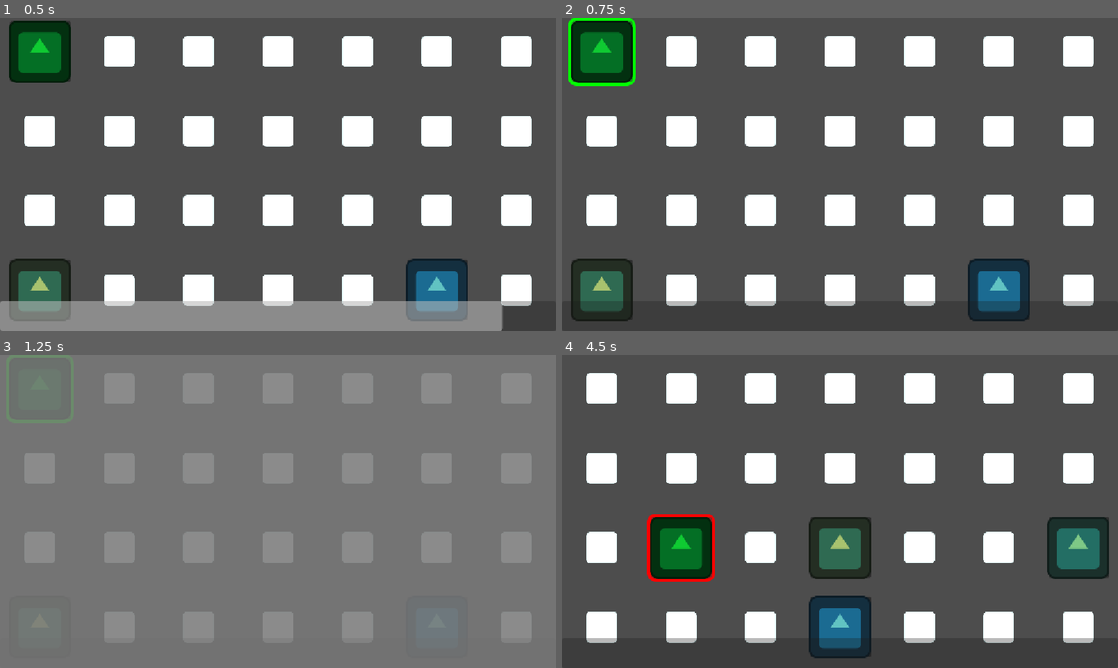
Above: before the commit, frames 1-4 (two rows, left to right).
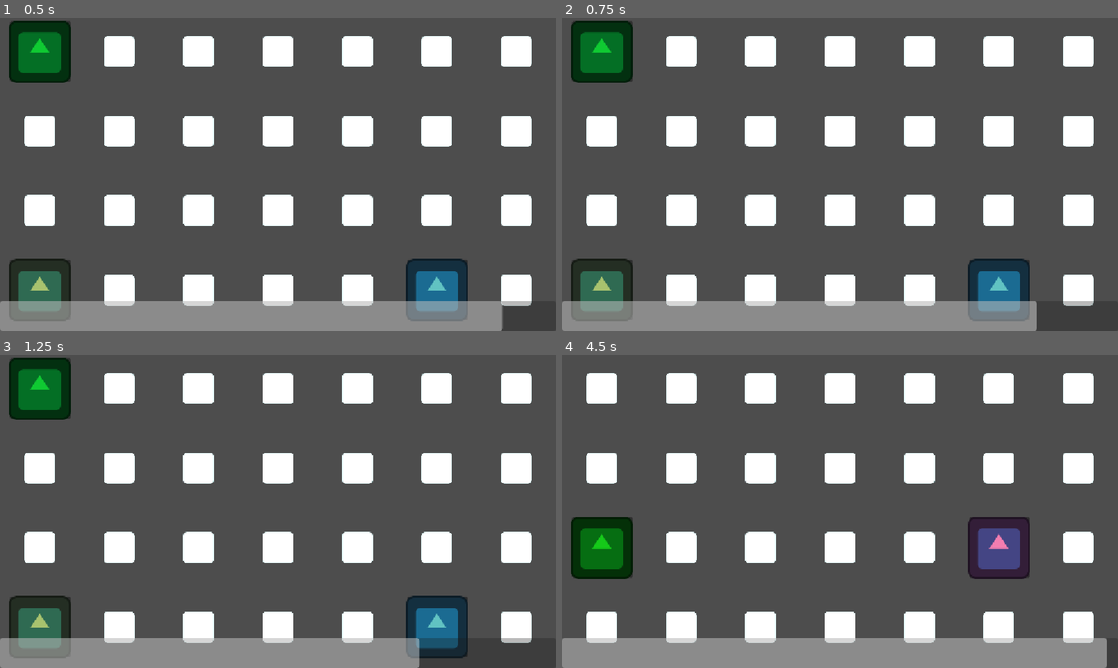
Above: after the commit, the same moments.

Repository: Dr-helicopter/nobodies
Game: Godot game, scene res://scenes/game_secne.tscn
Two runs of this game, one before a commit and one after it. Both use one fixed random seed, a clock stepped at 60 frames per second and the inputs below. The engine's default icon, where the game draws it, is replaced by a stand-in: a white triangle on a blue panel in a dark square.
Inputs (mouse positions are in pixels of both pictures, inside the frame that each line leads up to):
- Up to frame 1 (0.5 s): no input
- Up to frame 2 (0.75 s): click (600, 52) at 0.52 s
- Up to frame 3 (1.25 s): no input
- Up to frame 4 (4.5 s): click (600, 389) at 1.27 s; click (684, 545) at 2.02 s; tap Enter at 2.75 s; tap R at 2.85, 3.6, 4.35 s

Frame 1 is identical in both runs. In frame 2, 8.6% of the frame differs, in the area x 0-86%, y 0-100%; in frame 3, 99%, in the area x 0-100%, y 0-100%; in frame 4, 22%.

Commit message:
added win-lose cycle

Diff:
--- a/scenes/game_secne.tscn
+++ b/scenes/game_secne.tscn
@@ -58,12 +58,13 @@
 &"blink_out": SubResource("Animation_geyg1")
 }
 
-[node name="GameSecne" type="Node2D" unique_id=949406441 node_paths=PackedStringArray("time_bar")]
+[node name="GameSecne" type="Node2D" unique_id=949406441 node_paths=PackedStringArray("color_rect", "time_bar")]
 position = Vector2(0, 5)
 script = ExtResource("1_k2fxd")
 time = 5.0
 slot_scene = ExtResource("2_geyg1")
 shape_scene = ExtResource("3_lbkmf")
+color_rect = NodePath("UI/ColorRect")
 time_bar = NodePath("UI/ProgressBar")
 
 [node name="UI" type="CanvasLayer" parent="." unique_id=1117116412]
@@ -85,7 +86,6 @@
 anchor_bottom = 1.0
 grow_horizontal = 2
 grow_vertical = 2
-mouse_filter = 2
 color = Color(0.47843137, 0.47843137, 0.47843137, 0)
 
 [node name="Timer" type="Timer" parent="." unique_id=1615217643]
--- a/scripts/game_secne.gd
+++ b/scripts/game_secne.gd
@@ -19,6 +19,7 @@
 
 
 
+@export var color_rect: ColorRect
 @onready var timer : Timer = $'Timer'
 @onready var anim : AnimationPlayer = $'AnimationPlayer'
 @export var time_bar : ProgressBar
@@ -46,7 +47,8 @@
 	time_bar.value = time_bar.max_value * timer.time_left / time
 
 
-func procede() :
+func procede():
+	color_rect.mouse_filter = Control.MOUSE_FILTER_STOP
 	anim.play('blink_out')
 	await anim.animation_finished
 
@@ -62,14 +64,19 @@
 		positions[i].reset_border_color()
 
 	anim.play('blink_in')
+	color_rect.mouse_filter = Control.MOUSE_FILTER_IGNORE
 
 
+func lose():
+	color_rect.mouse_filter = Control.MOUSE_FILTER_STOP
+
 func _on_timeout():
-	if !showing: return
-
-	showing = false
-	add_new_shape()
-	procede()
+	if !showing:
+		lose()
+	else:
+		showing = false
+		add_new_shape()
+		procede()
 
 
 
@@ -94,13 +101,15 @@
 		await get_tree().create_timer(0.5).timeout
 		add_new_shape()
 		procede()
-
-
 	else:
 		shape.set_border_color(Color.RED)
 		timer.stop()
+		lose()
 
-
+func _unhandled_key_input(event: InputEvent) -> void:
+	if event is InputEventKey:
+		if event.keycode == KEY_R and not event.echo and event.pressed:
+			get_tree().reload_current_scene()
 
 func shuffle(elements: Array, gsize: int): ## shufles, Duh!
 	var res := {}
Not shown: 1 places in scenes/game_secne.tscn that only renumber resources
